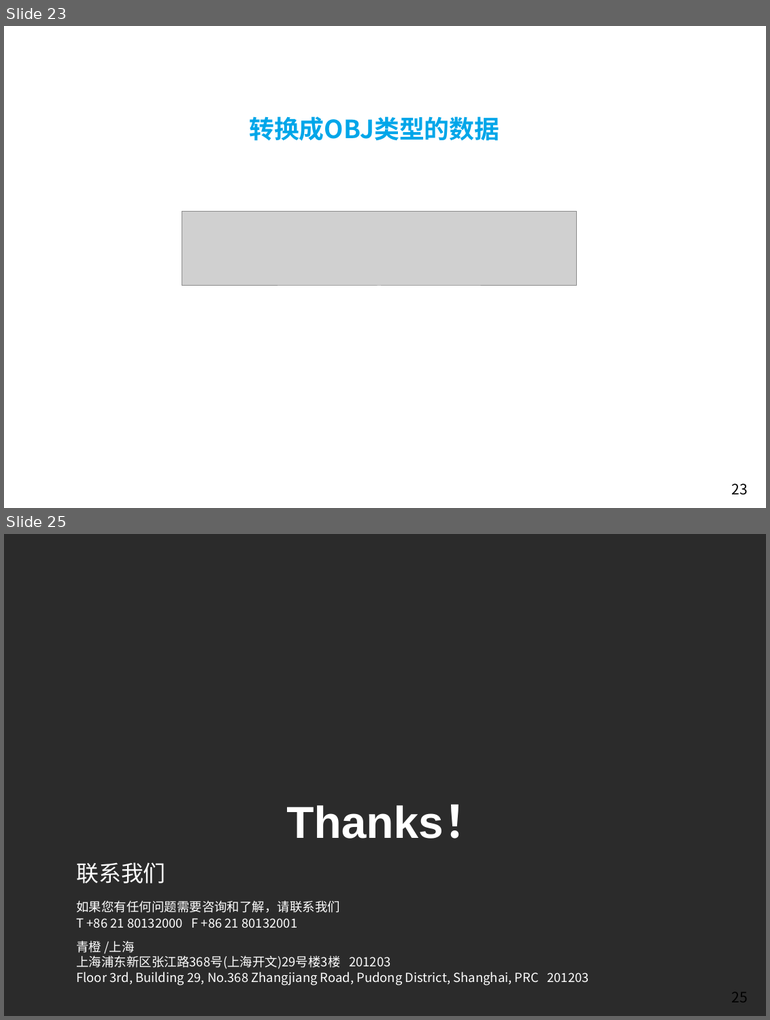
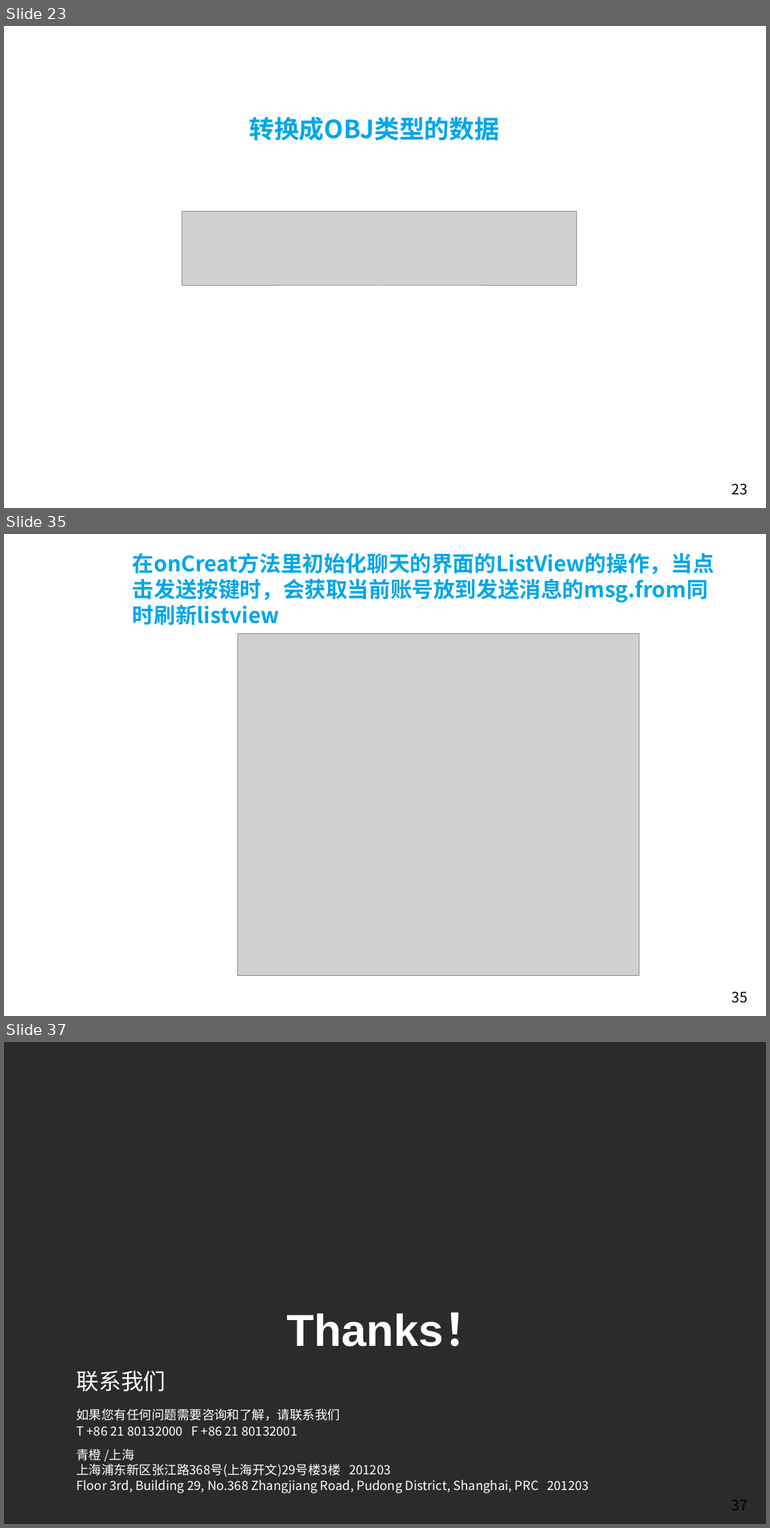
Before and after one commit to Easyhood/IM, a slide deck: 说明文档/IM即时通信总结.pptx. Shown one above the other, each under a label of ours: slides 23 and 25 before the commit, slides 23, 35 and 37 after it; the slides between them are not shown. The pictures are 770x1020 and 770x1528 pixels, drawn with LibreOffice and Linux fonts; fonts in the diff are those of the drawing; grey boxes stand for pictures; background and template pictures are left out; a plain dark background stands for a picture behind light text. Boxes give left, top, right and bottom in pixels: in the first picture for what was removed or moved away, otherwise in the second. Text is boxed around its words. In the diff, an @@ line names an element or a change of style, - is before the commit and + after.

```diff
--- a/说明文档/IM即时通信总结.pptx
+++ b/说明文档/IM即时通信总结.pptx
@@ slide 35 added at box(4, 534, 766, 1016), background picture (left out); not listed: 1 template element that a slide beside it also shows @@
@@ text added at box(133, 553, 714, 603), 24 pt, text #00A6E9, bold @@
+在onCreat方法里初始化聊天的界面的ListView的操作，当点击发送按键时，会获取当前账号放到发送消息的msg.from同时刷新listview
@@ picture added at box(237, 634, 639, 976) @@
@@ what was slide 25 is now slide 37 @@
@@ page number at box(732, 1500, 747, 1511): text changed @@
-25
+37
```
Also in this commit, not shown: 12 other slides added, 2 slides removed, 3 other files.
